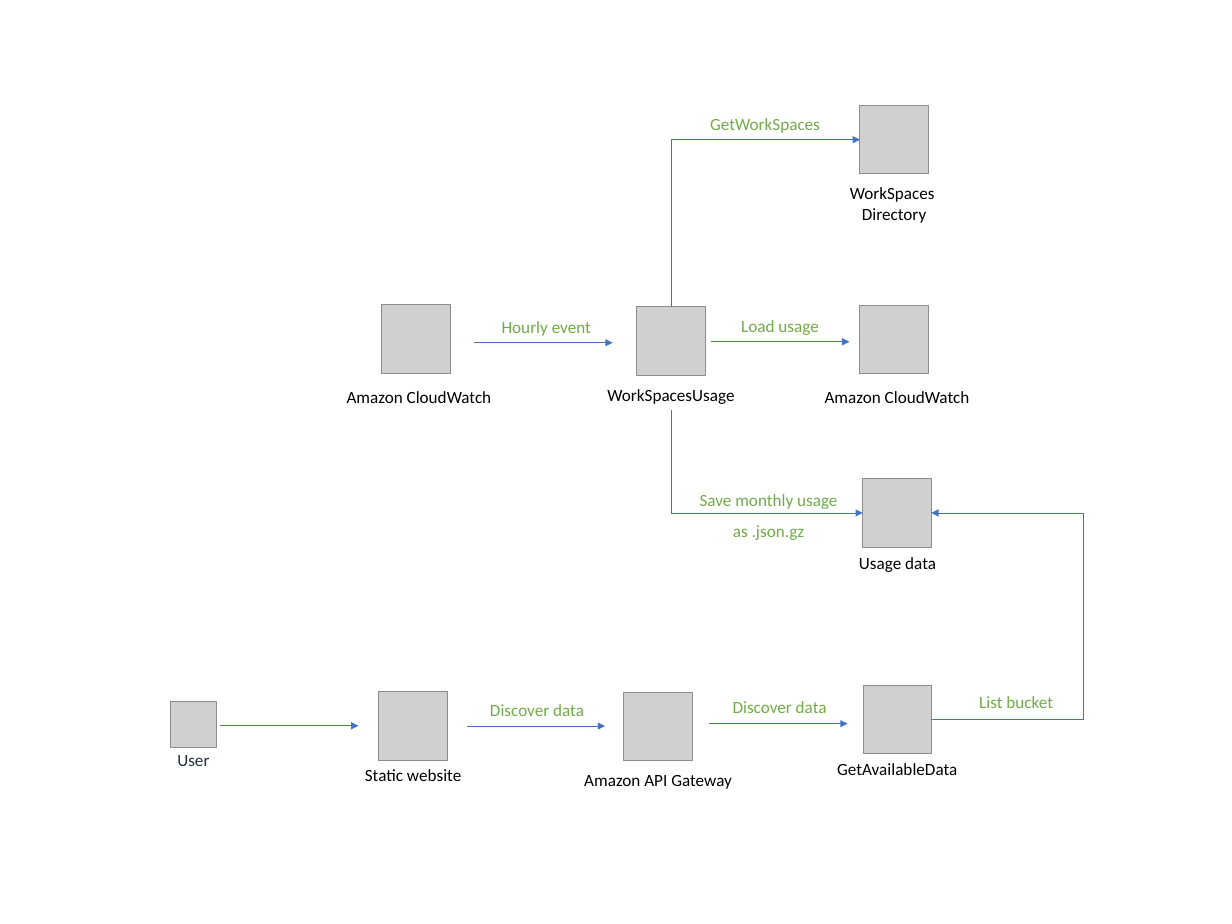
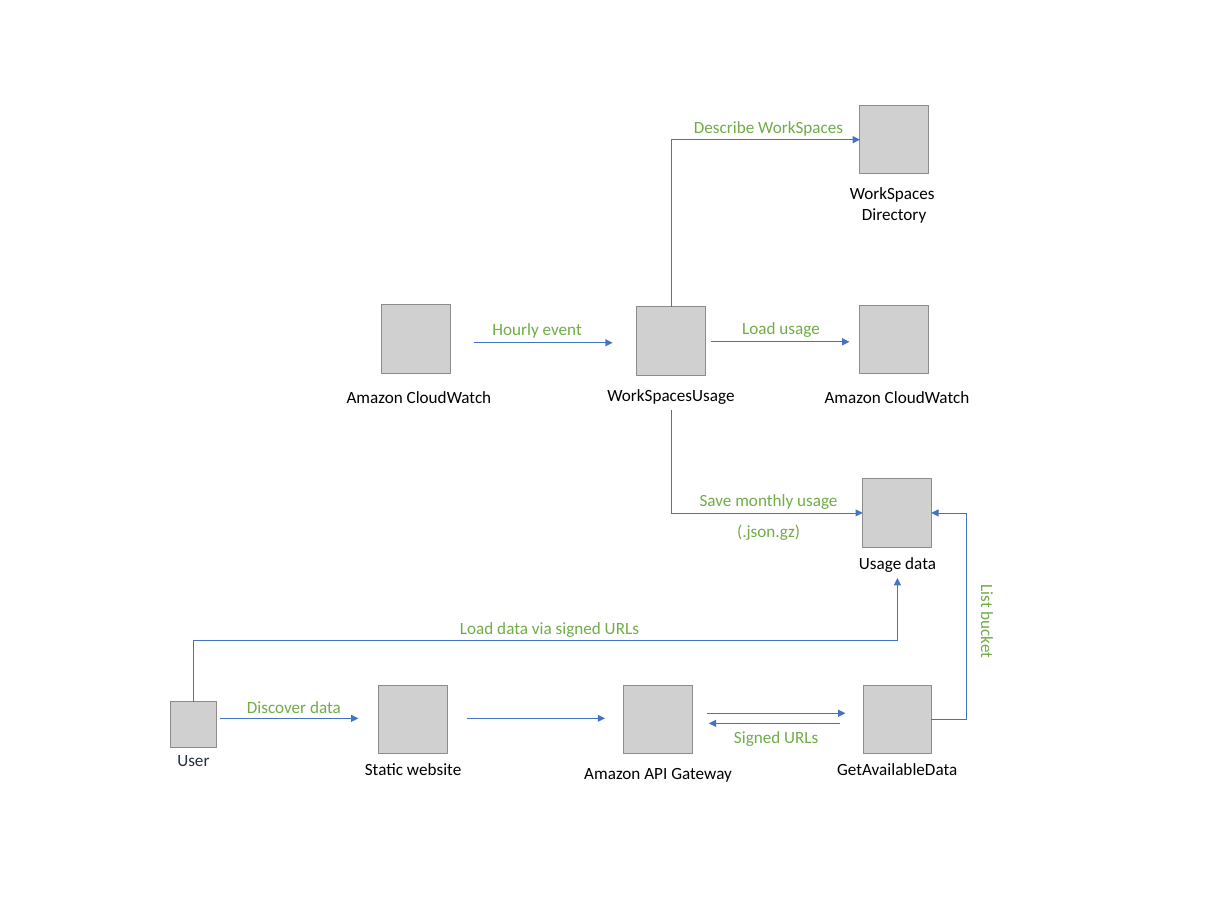
Before and after one commit to jospas/WorkSpacesCostOptimisation, a slide deck: slide 2 of Design.pptx. Drawn at 1232x924 pixels with LibreOffice and Linux fonts; fonts in the diff are those of the drawing; grey boxes stand for pictures. Boxes give left, top, right and bottom in pixels: in the first picture for what was removed or moved away, otherwise in the second. Text is boxed around its words. In the diff, an @@ line names an element or a change of style, - is before the commit and + after.

```diff
--- a/Design.pptx
+++ b/Design.pptx
@@ text at bbox=[694, 121, 843, 136]: text changed @@
-GetWorkSpaces
+Describe WorkSpaces
@@ text "Hourly event": place and size @@
-text "Hourly event" at bbox=[502, 321, 591, 336]
+text "Hourly event" at bbox=[492, 323, 582, 338]
@@ text at bbox=[700, 494, 837, 540]: text changed @@
-Save monthly usage
-as .json.gz
+Save monthly usage (.json.gz)
@@ elbow arrow (932, 720) - (931, 513): route changed @@
@@ text "List bucket": place and size @@
-text "List bucket" at bbox=[979, 696, 1053, 708]
+text "List bucket" at bbox=[977, 586, 998, 658]
@@ text "List bucket" at bbox=[977, 586, 998, 658]: rotation 0 to 90 degrees @@
@@ elbow arrow added from (194, 702) to (898, 578), #4472C4 0.5 pt @@
@@ text added at bbox=[460, 622, 639, 637], 14 pt, text #70AD47 @@
+Load data via signed URLs
@@ text "Discover data": place and size @@
-text "Discover data" at bbox=[490, 704, 584, 716]
+text "Discover data" at bbox=[247, 701, 341, 713]
@@ 3 arrows: place and size @@
-3 arrows at bbox=[220, 723, 847, 726]
+3 arrows at bbox=[220, 714, 846, 718]
@@ text removed at bbox=[733, 701, 827, 713] @@
-Discover data
@@ arrow added from (840, 723) to (709, 723), #4472C4 0.5 pt @@
@@ text added at bbox=[734, 731, 818, 746], 14 pt, text #70AD47 @@
+Signed URLs
@@ 2 pictures, 2 texts: place and size @@
-2 pictures, 2 texts at bbox=[365, 692, 732, 789]
+2 pictures, 2 texts at bbox=[365, 686, 732, 782]
```
Also in this commit, not shown: 1 other slide changed, 1 other file.
